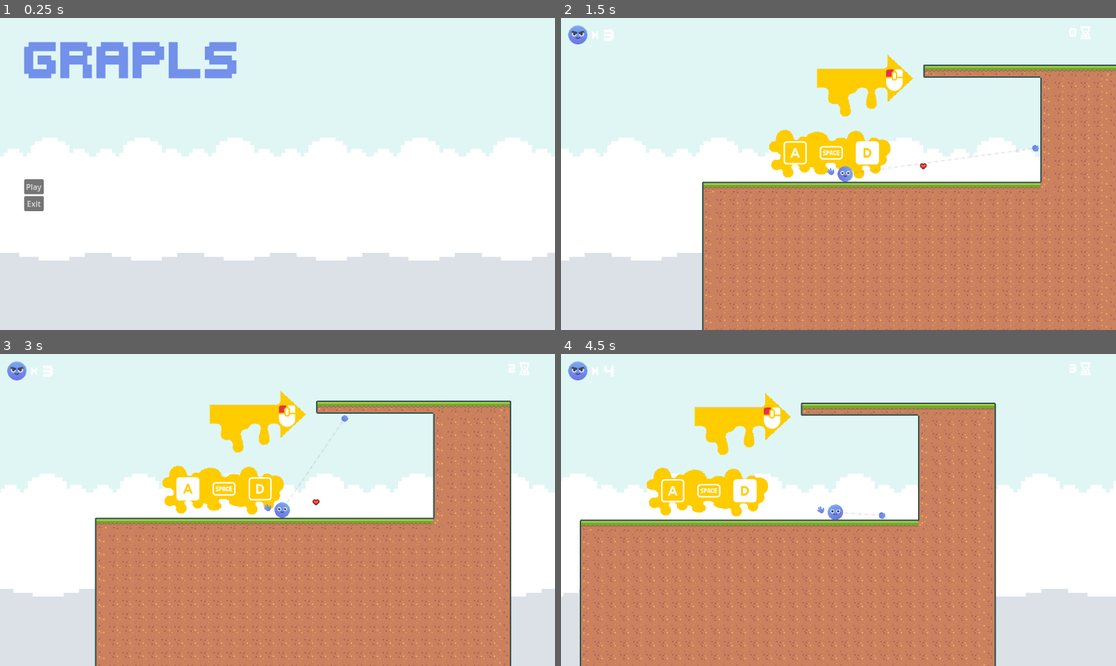
Above: before the commit, frames 1-4 (two rows, left to right).
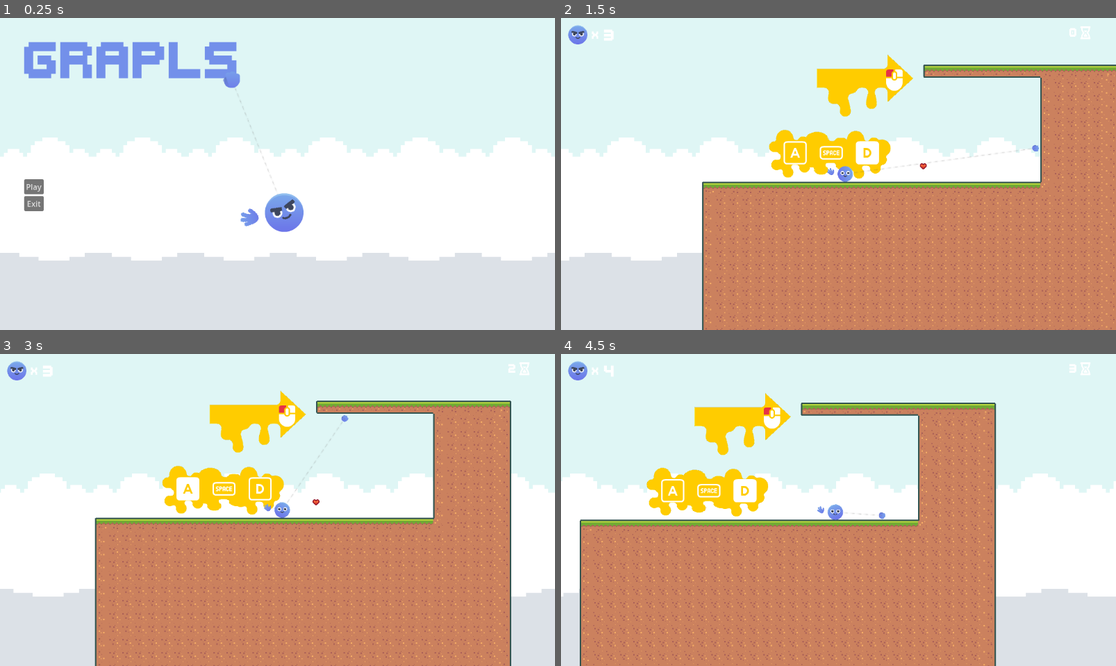
Above: after the commit, the same moments.

Repository: 10Zeeko/Grapls
Game: Godot game, scene res://Levels/main_menu.tscn
Two runs of this game, one before a commit and one after it. Both use one fixed random seed, a clock stepped at 60 frames per second and the inputs below.
Inputs (mouse positions are in pixels of both pictures, inside the frame that each line leads up to):
- Up to frame 1 (0.25 s): no input
- Up to frame 2 (1.5 s): click "Play" at 0.5 s; move the mouse to (960, 158) at 1.27 s; press the mouse at (960, 158) at 1.28 s; hold D (right) from 1.28 s (still down)
- Up to frame 3 (3 s): tap Space (jump) at 1.52, 2.27 s; move the mouse to (166, 525) at 2.02 s; release the mouse at (166, 525) at 2.03 s; click (166, 525) at 2.1 s; move the mouse to (333, 441) at 2.77 s; release D (right) at 2.78 s; press the mouse at (333, 441) at 2.78 s; hold A (left) from 2.78 s (still down)
- Up to frame 4 (4.5 s): move the mouse to (810, 572) at 3.52 s; release A (left) at 3.53 s; release the mouse at (810, 572) at 3.53 s; hold D (right) from 3.53 s (still down); click (810, 572) at 3.6 s; tap Space (jump) at 3.77 s; move the mouse to (1005, 556) at 4.27 s; press the mouse at (1005, 556) at 4.28 s

The runs differ from the first frame. In frame 1, 0.9% of the frame differs, in the area x 40-55%, y 17-69%; in frame 2, less than 0.1%; in frame 3, less than 0.1%; in frame 4, less than 0.1%.

Commit message:
Changed how levels load

Diff:
--- a/Levels/Level1.tscn
+++ b/Levels/Level1.tscn
@@ -1,6 +1,5 @@
-[gd_scene load_steps=9 format=3 uid="uid://bvajcvu058s8q"]
-
-[ext_resource type="PackedScene" uid="uid://cno7bbe5rm83k" path="res://Levels/game_end.tscn" id="2_es3pr"]
+[gd_scene load_steps=8 format=3 uid="uid://ctsog35cb8n5a"]
+
 [ext_resource type="Texture2D" uid="uid://1n4wkx2ur0ci" path="res://Sprites/Tiles/tiles_packed.png" id="3_t1a32"]
 [ext_resource type="PackedScene" uid="uid://cfk2vq8krs2va" path="res://game_nodes/parallax.tscn" id="5_1nvkt"]
 [ext_resource type="PackedScene" uid="uid://baqk4y3qytojr" path="res://game_nodes/pick_ups/heart_pick_up.tscn" id="6_sv1ok"]
@@ -623,7 +622,7 @@
 
 [node name="Door" parent="." instance=ExtResource("14_85idu")]
 position = Vector2(2430, -92)
-resource = ExtResource("2_es3pr")
+resource = "res://levels/game_end.tscn"
 
 [node name="TileMap" type="TileMap" parent="."]
 position = Vector2(2, -13)
--- a/Levels/Tutorial_Level.tscn
+++ b/Levels/Tutorial_Level.tscn
@@ -14,7 +14,6 @@
 [ext_resource type="Texture2D" uid="uid://beo162f3sojm" path="res://Sprites/yellow_paint/paint_splat_a.png" id="12_pfa6u"]
 [ext_resource type="Texture2D" uid="uid://bs6ibv2cpglc0" path="res://Sprites/yellow_paint/paint_drips_c.png" id="13_qu0tn"]
 [ext_resource type="PackedScene" uid="uid://6wqwkblrnhy4" path="res://game_nodes/door.tscn" id="14_soxm2"]
-[ext_resource type="PackedScene" uid="uid://bvajcvu058s8q" path="res://Levels/Level1.tscn" id="15_sk3sw"]
 [ext_resource type="Texture2D" uid="uid://1n4wkx2ur0ci" path="res://Sprites/Tiles/tiles_packed.png" id="16_50i7l"]
 [ext_resource type="PackedScene" uid="uid://be0v33rvsk4ge" path="res://game_nodes/player/player_controller.tscn" id="17_idvqa"]
 [ext_resource type="PackedScene" uid="uid://baqk4y3qytojr" path="res://game_nodes/pick_ups/heart_pick_up.tscn" id="18_nsi1p"]
@@ -698,7 +697,7 @@
 
 [node name="Door" parent="." instance=ExtResource("14_soxm2")]
 position = Vector2(2430, -92)
-resource = ExtResource("15_sk3sw")
+resource = "res://Levels/Level1.tscn"
 
 [node name="TileMap" type="TileMap" parent="."]
 position = Vector2(2, -13)
--- a/Levels/main_menu.gd
+++ b/Levels/main_menu.gd
@@ -1,9 +1,9 @@
 extends Control
 
-@export var resource : PackedScene
+@export var resource : String
 
 func _on_play_pressed():
-	get_tree().change_scene_to_packed(resource)
+	get_tree().change_scene_to_file(resource)
 
 
 func _on_exit_pressed():
--- a/Levels/main_menu.tscn
+++ b/Levels/main_menu.tscn
@@ -1,9 +1,13 @@
-[gd_scene load_steps=6 format=3 uid="uid://dbla7hx2mbkuw"]
+[gd_scene load_steps=10 format=3 uid="uid://dbla7hx2mbkuw"]
 
 [ext_resource type="Script" path="res://Levels/main_menu.gd" id="1_5c4w4"]
 [ext_resource type="FontFile" uid="uid://dhp2218uyku0x" path="res://game_nodes/hud/Kenney Thick.ttf" id="1_ks38i"]
-[ext_resource type="PackedScene" uid="uid://iobrfudxo128" path="res://Levels/Tutorial_Level.tscn" id="2_anboh"]
 [ext_resource type="PackedScene" uid="uid://cfk2vq8krs2va" path="res://game_nodes/parallax.tscn" id="4_xp4rk"]
+[ext_resource type="Texture2D" uid="uid://dhqqka26f046k" path="res://Sprites/blue_body_circle.png" id="5_8y13s"]
+[ext_resource type="Texture2D" uid="uid://dcuye76wrvxm1" path="res://Sprites/Tiles/trace_01_rotated.png" id="5_irbuy"]
+[ext_resource type="Texture2D" uid="uid://nist63bjmpqh" path="res://Sprites/blue_hand_closed.png" id="6_jqxnf"]
+[ext_resource type="Texture2D" uid="uid://mknvxyp0afff" path="res://Sprites/face_f.png" id="7_0g0li"]
+[ext_resource type="Texture2D" uid="uid://2cxjg1juytwm" path="res://Sprites/blue_hand_open.png" id="9_0qisa"]
 
 [sub_resource type="LabelSettings" id="LabelSettings_6ud8m"]
 font = ExtResource("1_ks38i")
@@ -23,7 +27,7 @@
 grow_horizontal = 2
 grow_vertical = 2
 script = ExtResource("1_5c4w4")
-resource = ExtResource("2_anboh")
+resource = "res://levels/Tutorial_Level.tscn"
 
 [node name="VBoxContainer" type="VBoxContainer" parent="."]
 layout_direction = 2
@@ -60,5 +64,31 @@
 [node name="Parallax" parent="." instance=ExtResource("4_xp4rk")]
 position = Vector2(223.254, -155.766)
 
+[node name="Rope" type="Line2D" parent="."]
+texture_repeat = 2
+points = PackedVector2Array(541, 352, 431, 78)
+width = 14.0
+texture = ExtResource("5_irbuy")
+texture_mode = 1
+
+[node name="BlueBodyCircle" type="Sprite2D" parent="."]
+position = Vector2(540, 354)
+texture = ExtResource("5_8y13s")
+
+[node name="BlueHandClosed" type="Sprite2D" parent="."]
+position = Vector2(431, 78)
+texture = ExtResource("6_jqxnf")
+
+[node name="FaceF" type="Sprite2D" parent="."]
+position = Vector2(541, 352)
+rotation = -0.408407
+texture = ExtResource("7_0g0li")
+
+[node name="BlueHandOpen" type="Sprite2D" parent="."]
+position = Vector2(467, 364)
+rotation = -1.78373
+texture = ExtResource("9_0qisa")
+flip_h = true
+
 [connection signal="pressed" from="VBoxContainer/VBoxContainer/Play" to="." method="_on_play_pressed"]
 [connection signal="pressed" from="VBoxContainer/VBoxContainer/Exit" to="." method="_on_exit_pressed"]
--- a/Scripts/door.gd
+++ b/Scripts/door.gd
@@ -1,6 +1,7 @@
 extends Area2D
 
-@export var resource : PackedScene
+@export var resource : String
 
 func _on_body_entered(body):
-	get_tree().change_scene_to_packed(resource)
+	get_tree().change_scene_to_file(resource)
+	print (get_tree().current_scene.scene_file_path)
--- a/game_nodes/player/player_controller.gd
+++ b/game_nodes/player/player_controller.gd
@@ -8,7 +8,7 @@
 @onready var right_hand = $CanvasLayer/RightHand
 @onready var hud = $CanvasLayer/Camera2D/HUD
 @onready var player_face = $CanvasLayer/Face
-
+@export var game_over : String
 
 signal update_lives(lives: int)
 
@@ -148,7 +148,7 @@
 
 	lives -= 1
 	if lives <= 0:
-		get_tree().quit()
+		get_tree().change_scene_to_file(game_over)
 	update_lives.emit(lives)
 
 func _input(event):
--- a/game_nodes/player/player_controller.tscn
+++ b/game_nodes/player/player_controller.tscn
@@ -17,7 +17,10 @@
 max_contacts_reported = 10
 contact_monitor = true
 script = ExtResource("1_ejmxd")
+game_over = "res://levels/main_menu.tscn"
 speed_face = ExtResource("2_3y0ui")
+
+[node name="Arm" parent="." instance=ExtResource("4_rr64d")]
 
 [node name="Sprite2D" type="Sprite2D" parent="."]
 scale = Vector2(0.4, 0.4)
@@ -25,8 +28,6 @@
 
 [node name="CircleCollision" type="CollisionShape2D" parent="."]
 shape = SubResource("CircleShape2D_xbw5c")
-
-[node name="Arm" parent="." instance=ExtResource("4_rr64d")]
 
 [node name="CanvasLayer" type="CanvasGroup" parent="."]
 top_level = true
Not shown: 1 places in Levels/Tutorial_Level.tscn that only renumber resources
